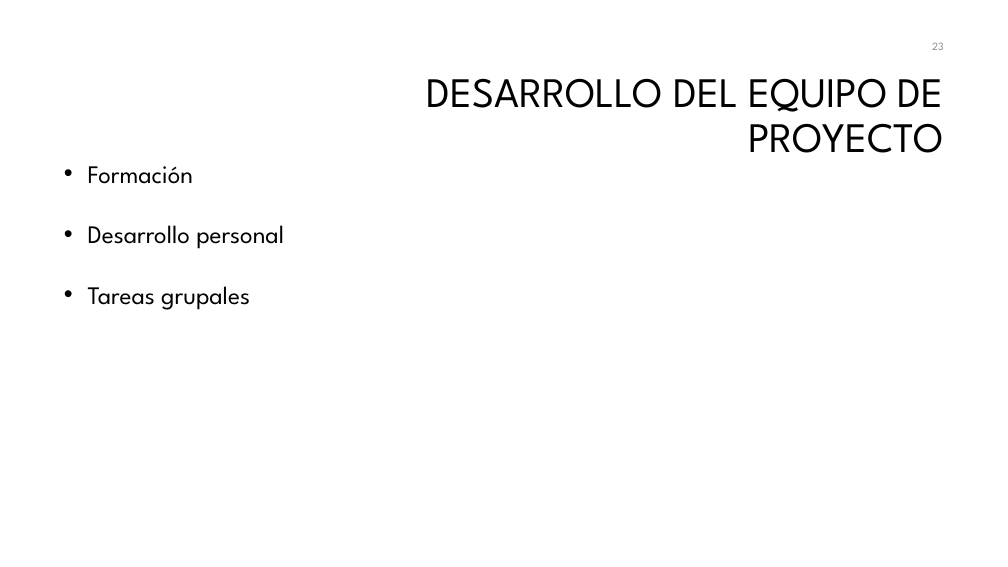
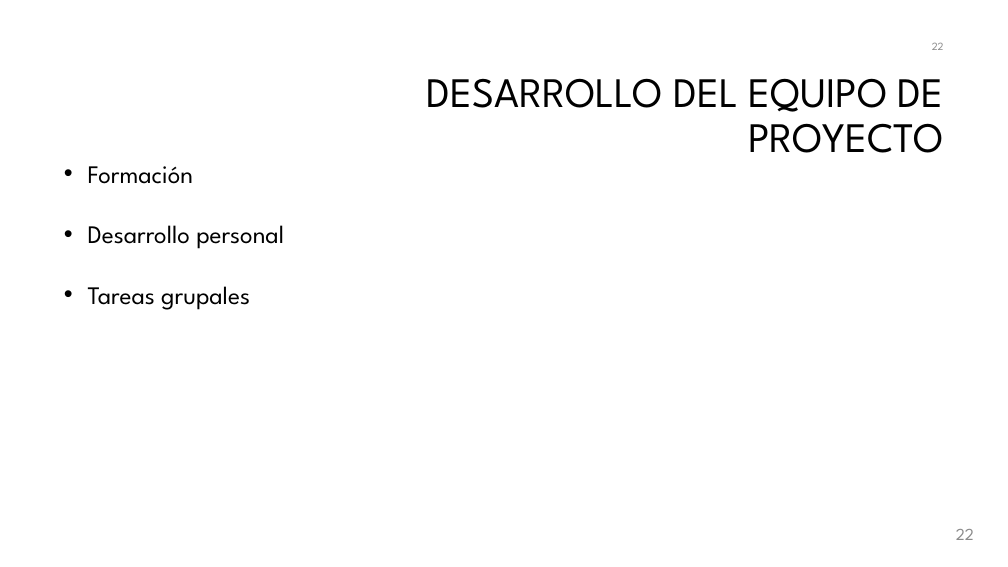
Before and after one commit to galledohm/Gestion_Proyectos, a slide deck: slide 23 of Documentos_generados/3. Gestion de Calidad y RRHH/Presentación3.pptx (slide 24 before the commit). Drawn at 1008x567 pixels with LibreOffice and Linux fonts; fonts in the diff are those of the drawing; background and template pictures are left out. Boxes give left, top, right and bottom in pixels: in the first picture for what was removed or moved away, otherwise in the second. Text is boxed around its words. In the diff, an @@ line names an element or a change of style, - is before the commit and + after.

```diff
--- a/Documentos_generados/3. Gestion de Calidad y RRHH/Presentación3.pptx
+++ b/Documentos_generados/3. Gestion de Calidad y RRHH/Presentación3.pptx
@@ page number added at bbox=[956, 529, 974, 540], 16 pt, text #8C8C8C @@
+22
```
Also in this commit, not shown: 7 other slides changed, 1 slide removed.
